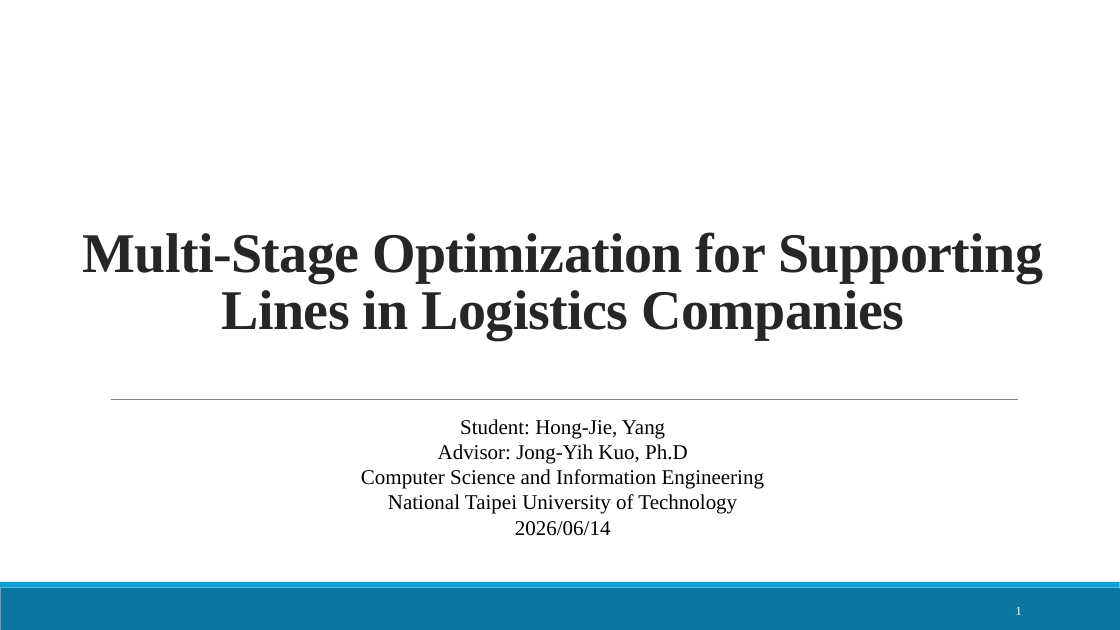
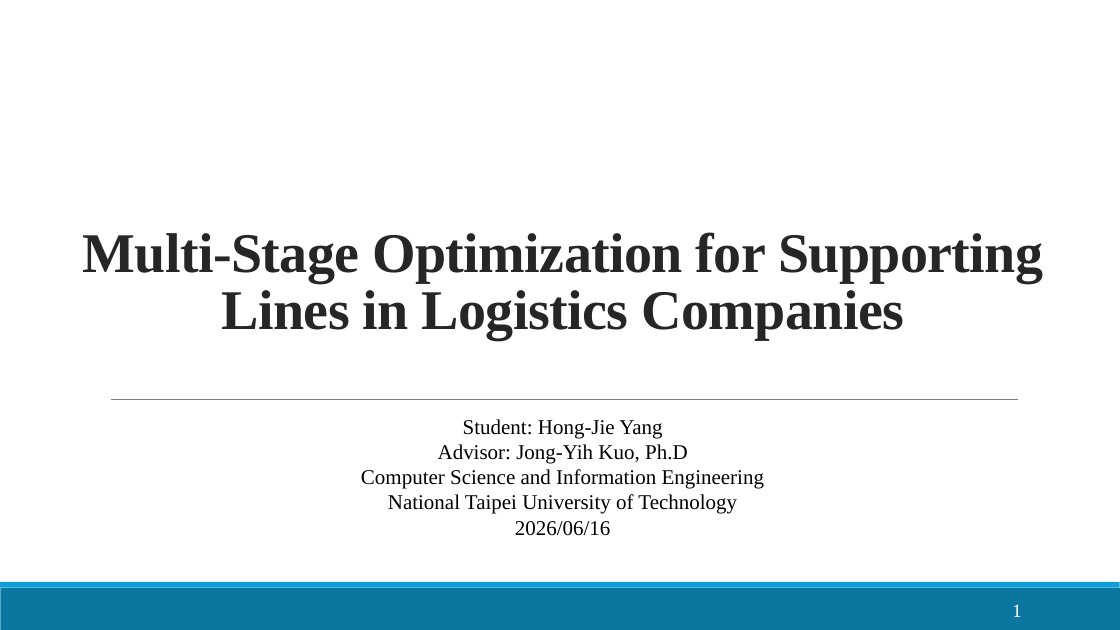
Before and after one commit to LloydGain/114_NTUT_Thesis, a slide deck: slide 1 of docs/thesis/114_楊宏傑_口試簡報.pptx. Drawn at 1120x630 pixels with LibreOffice and Linux fonts; fonts in the diff are those of the drawing. Boxes give left, top, right and bottom in pixels: in the first picture for what was removed or moved away, otherwise in the second. Text is boxed around its words. In the diff, an @@ line names an element or a change of style, - is before the commit and + after.

```diff
--- a/docs/thesis/114_楊宏傑_口試簡報.pptx
+++ b/docs/thesis/114_楊宏傑_口試簡報.pptx
@@ text at (463,419,662,439): text changed @@
-Student: Hong-Jie, Yang
+Student: Hong-Jie Yang
@@ text at (515,521,611,536): text changed @@
-2026/06/14
+2026/06/16
@@ page number at (1012,604,1021,617): size 10.5 to 16 pt @@
```
Also in this commit, not shown: 8 other slides changed, 5 slides added.
